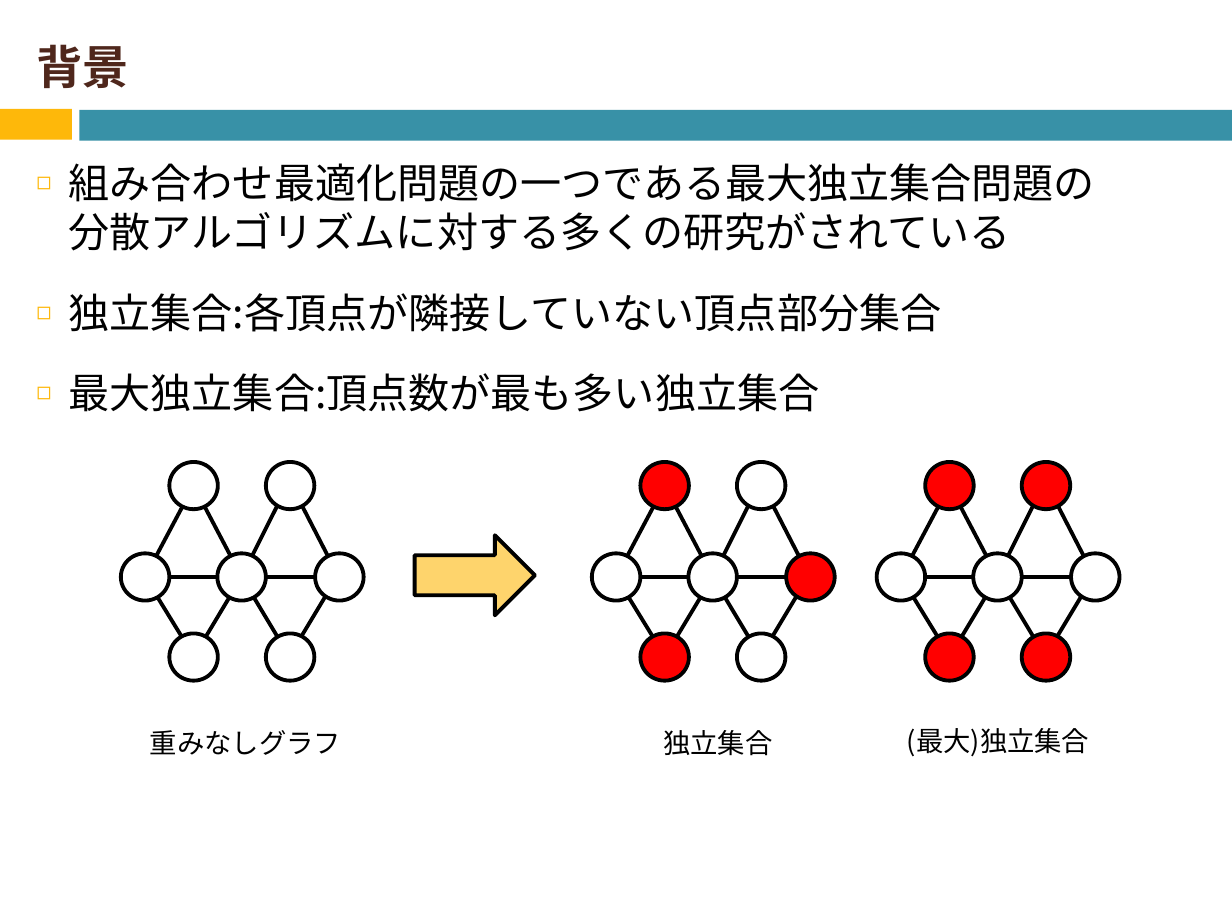
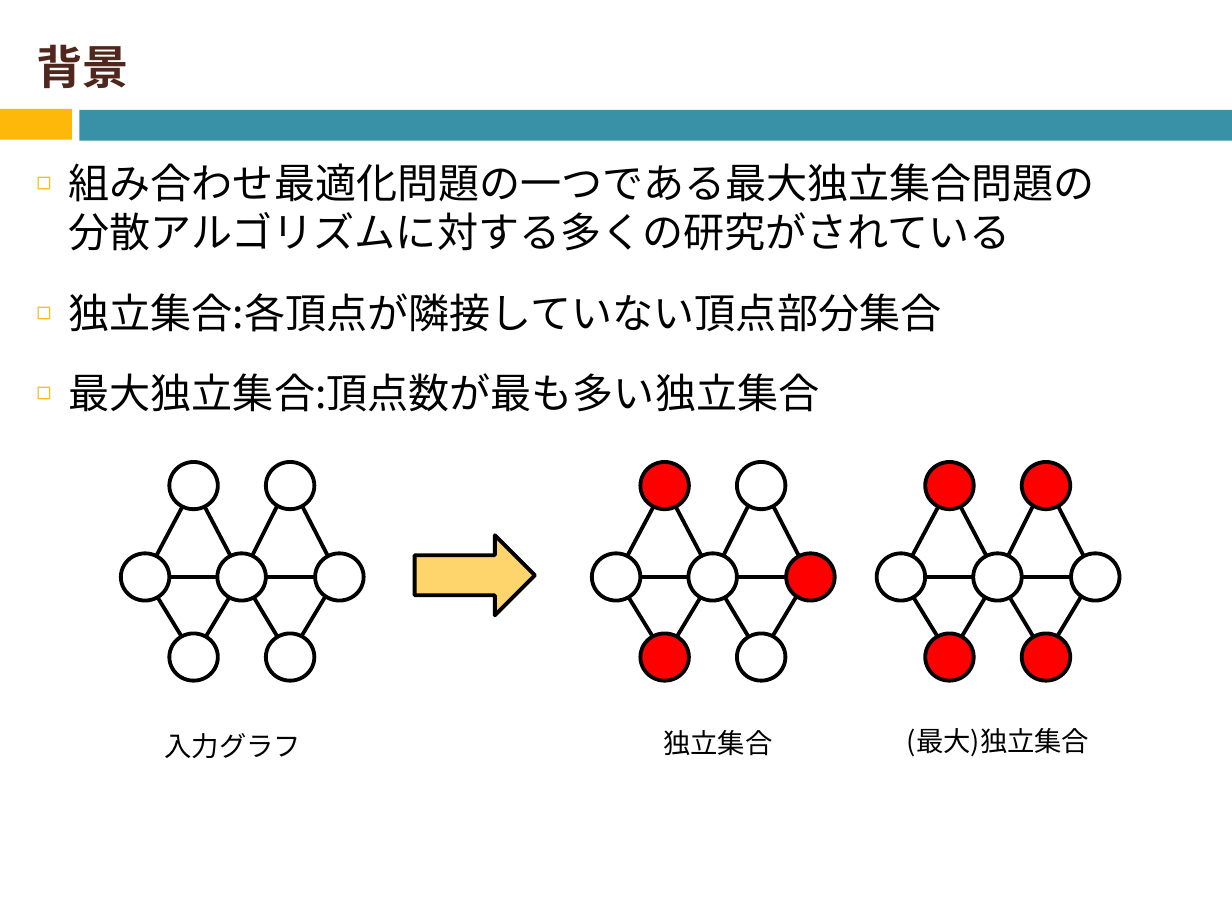
Before and after one commit to Izulabo-nitech/Distributed_Complexity_of_k-Maximal_Independent_Set_Verification, a slide deck: slide 5 of chukan/chukan2020_sato.pptx. Drawn at 1232x924 pixels with LibreOffice and Linux fonts; fonts in the diff are those of the drawing. Boxes give left, top, right and bottom in pixels: in the first picture for what was removed or moved away, otherwise in the second. Text is boxed around its words. In the diff, an @@ line names an element or a change of style, - is before the commit and + after.

```diff
--- a/chukan/chukan2020_sato.pptx
+++ b/chukan/chukan2020_sato.pptx
@@ text at (165,733,301,758): text changed @@
-重みなしグラフ
+入力グラフ
```
Also in this commit, not shown: 2 other slides changed.
